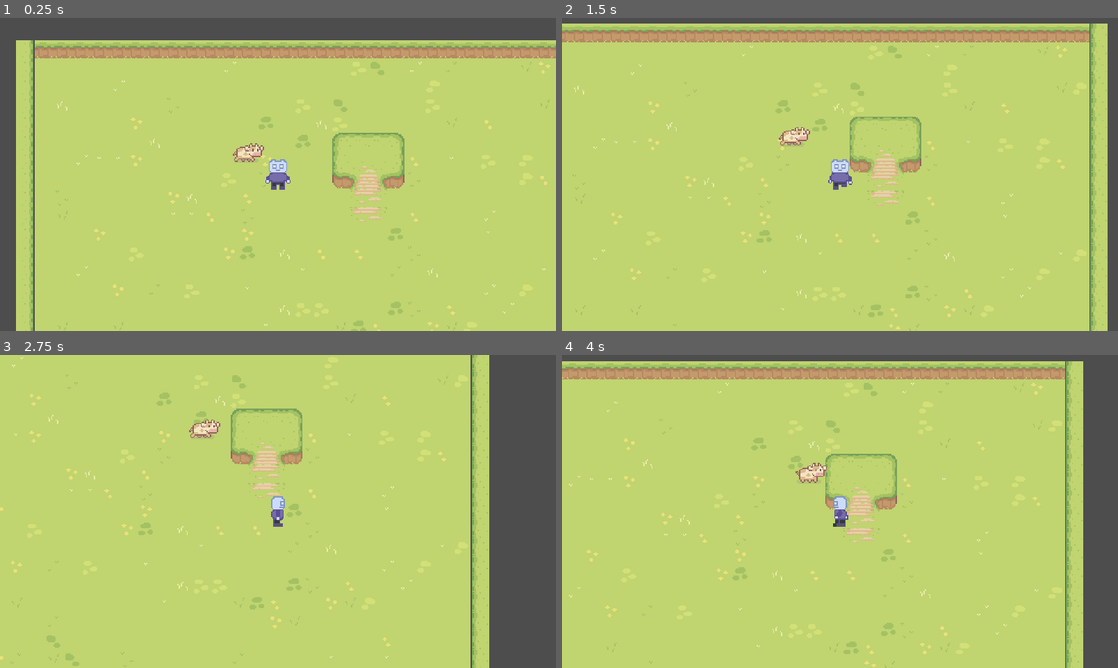
Above: before the commit, frames 1-4 (two rows, left to right).
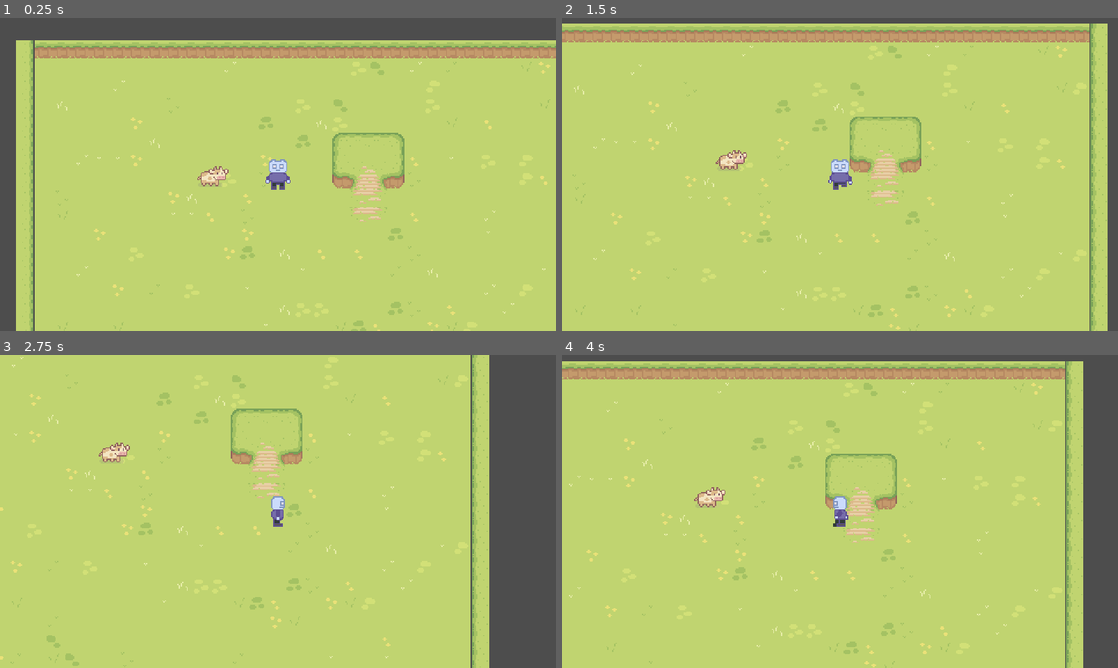
Above: after the commit, the same moments.

Repository: migauth/Bad-Farm
Game: Godot game, scene res://levels/game_level.tscn
The game is run twice, just before and just after one commit, with the same random seed, the same clock (stepped at 60 frames per second) and the same inputs.
Inputs:
- Up to frame 1 (0.25 s): no input
- Up to frame 2 (1.5 s): hold D (right) 0.53-1.28 s; hold S (down) from 1.28 s (still down)
- Up to frame 3 (2.75 s): release S (down) at 2.03 s; hold D (right) from 2.03 s (still down)
- Up to frame 4 (4 s): release D (right) at 2.78 s; hold W (up) 2.78-3.53 s; hold A (left) from 3.53 s (still down)

The runs differ from the first frame. In frame 1, 0.4% of the frame differs, in the area x 35-48%, y 40-54%; in frame 2, 0.4%; in frame 3, 0.4%; in frame 4, 0.4%, in the area x 23-48%, y 34-49%.

Commit message:
add new sketches and new cow test

Diff:
--- a/characters/cow.gd
+++ b/characters/cow.gd
@@ -19,9 +19,10 @@
 	pick_new_state()
 
 func _physics_process(delta):
-	velocity = move_direction * move_speed
+	if (current_state == COW_STATE.WALK):
+		velocity = move_direction * move_speed
 
-	move_and_slide()
+		move_and_slide()
 
 func select_new_direction():
 	move_direction = Vector2(
@@ -44,3 +45,7 @@
 		state_machine.travel("idle_right")
 		current_state = COW_STATE.IDLE
 		timer.start(idle_time)
+
+
+func _on_timer_timeout():
+	pick_new_state()
--- a/characters/cow.tscn
+++ b/characters/cow.tscn
@@ -162,9 +162,6 @@
 [sub_resource type="RectangleShape2D" id="RectangleShape2D_0of8p"]
 size = Vector2(21, 21.75)
 
-[sub_resource type="AnimationNodeAnimation" id="AnimationNodeAnimation_35my7"]
-animation = &"idle_right"
-
 [sub_resource type="AnimationNodeAnimation" id="AnimationNodeAnimation_h11xs"]
 animation = &"idle_right"
 
@@ -174,40 +171,33 @@
 [sub_resource type="AnimationNodeAnimation" id="AnimationNodeAnimation_pt8si"]
 animation = &"idle_right"
 
-[sub_resource type="AnimationNodeAnimation" id="AnimationNodeAnimation_qqvlt"]
-animation = &"idle_up"
-
 [sub_resource type="AnimationNodeAnimation" id="AnimationNodeAnimation_p2rpu"]
 animation = &"idle_right"
-
-[sub_resource type="AnimationNodeAnimation" id="AnimationNodeAnimation_o0hjo"]
-animation = &"idle_up"
-
-[sub_resource type="AnimationNodeAnimation" id="AnimationNodeAnimation_04h0a"]
-animation = &"idle_down"
 
 [sub_resource type="AnimationNodeAnimation" id="AnimationNodeAnimation_8y8t5"]
 animation = &"idle_left"
 
+[sub_resource type="AnimationNodeAnimation" id="AnimationNodeAnimation_mk3s2"]
+animation = &"idle_down"
+
+[sub_resource type="AnimationNodeAnimation" id="AnimationNodeAnimation_6j2ns"]
+animation = &"idle_up"
+
 [sub_resource type="AnimationNodeBlendSpace2D" id="AnimationNodeBlendSpace2D_jt2x4"]
-blend_point_0/node = SubResource("AnimationNodeAnimation_35my7")
-blend_point_0/pos = Vector2(1, 0)
-blend_point_1/node = SubResource("AnimationNodeAnimation_h11xs")
-blend_point_1/pos = Vector2(0, 1.1)
-blend_point_2/node = SubResource("AnimationNodeAnimation_jjrq5")
-blend_point_2/pos = Vector2(0, -1.1)
-blend_point_3/node = SubResource("AnimationNodeAnimation_pt8si")
+blend_point_0/node = SubResource("AnimationNodeAnimation_h11xs")
+blend_point_0/pos = Vector2(0, -0.9)
+blend_point_1/node = SubResource("AnimationNodeAnimation_jjrq5")
+blend_point_1/pos = Vector2(0, 1)
+blend_point_2/node = SubResource("AnimationNodeAnimation_pt8si")
+blend_point_2/pos = Vector2(1, 0)
+blend_point_3/node = SubResource("AnimationNodeAnimation_p2rpu")
 blend_point_3/pos = Vector2(1, 0)
-blend_point_4/node = SubResource("AnimationNodeAnimation_qqvlt")
-blend_point_4/pos = Vector2(0, 1.1)
-blend_point_5/node = SubResource("AnimationNodeAnimation_p2rpu")
-blend_point_5/pos = Vector2(1, 0)
-blend_point_6/node = SubResource("AnimationNodeAnimation_o0hjo")
-blend_point_6/pos = Vector2(0, -1.1)
-blend_point_7/node = SubResource("AnimationNodeAnimation_04h0a")
-blend_point_7/pos = Vector2(0, 1.1)
-blend_point_8/node = SubResource("AnimationNodeAnimation_8y8t5")
-blend_point_8/pos = Vector2(-1, 0)
+blend_point_4/node = SubResource("AnimationNodeAnimation_8y8t5")
+blend_point_4/pos = Vector2(-1, 0)
+blend_point_5/node = SubResource("AnimationNodeAnimation_mk3s2")
+blend_point_5/pos = Vector2(0, 1)
+blend_point_6/node = SubResource("AnimationNodeAnimation_6j2ns")
+blend_point_6/pos = Vector2(0, -0.9)
 min_space = Vector2(-1, -1.1)
 max_space = Vector2(1, 1.1)
 blend_mode = 1
@@ -239,21 +229,20 @@
 [sub_resource type="AnimationNodeStateMachineTransition" id="AnimationNodeStateMachineTransition_i8hdd"]
 advance_mode = 2
 
-[sub_resource type="AnimationNodeStateMachineTransition" id="AnimationNodeStateMachineTransition_8x8cy"]
+[sub_resource type="AnimationNodeStateMachineTransition" id="AnimationNodeStateMachineTransition_ofdm4"]
 advance_mode = 2
 
-[sub_resource type="AnimationNodeStateMachineTransition" id="AnimationNodeStateMachineTransition_gxdc2"]
-xfade_time = 5.0
+[sub_resource type="AnimationNodeStateMachineTransition" id="AnimationNodeStateMachineTransition_pr4h4"]
 advance_mode = 2
 
 [sub_resource type="AnimationNodeStateMachine" id="AnimationNodeStateMachine_cepou"]
-states/Start/position = Vector2(199.5, 99.8402)
+states/Start/position = Vector2(199.5, 99.9201)
 states/idle_right/node = SubResource("AnimationNodeBlendSpace2D_jt2x4")
 states/idle_right/position = Vector2(371.5, 100.045)
 states/walk_right/node = SubResource("AnimationNodeBlendSpace2D_rvxux")
-states/walk_right/position = Vector2(568.075, 100.09)
-transitions = ["Start", "idle_right", SubResource("AnimationNodeStateMachineTransition_i8hdd"), "idle_right", "walk_right", SubResource("AnimationNodeStateMachineTransition_8x8cy"), "walk_right", "idle_right", SubResource("AnimationNodeStateMachineTransition_gxdc2")]
-graph_offset = Vector2(51.5099, 31.02)
+states/walk_right/position = Vector2(567.575, 100.023)
+transitions = ["Start", "idle_right", SubResource("AnimationNodeStateMachineTransition_i8hdd"), "idle_right", "walk_right", SubResource("AnimationNodeStateMachineTransition_ofdm4"), "walk_right", "idle_right", SubResource("AnimationNodeStateMachineTransition_pr4h4")]
+graph_offset = Vector2(206.76, -73.6725)
 
 [node name="Cow" type="CharacterBody2D"]
 script = ExtResource("1_gevr8")
@@ -277,7 +266,9 @@
 root_node = NodePath("../CollisionShape2D")
 tree_root = SubResource("AnimationNodeStateMachine_cepou")
 anim_player = NodePath("../AnimationPlayer")
-parameters/idle_right/blend_position = Vector2(0.000719905, -0.00866139)
+parameters/idle_right/blend_position = Vector2(0, 0)
 parameters/walk_right/blend_position = Vector2(-0.000719965, 0.00262475)
 
 [node name="Timer" type="Timer" parent="."]
+
+[connection signal="timeout" from="Timer" to="." method="_on_timer_timeout"]
--- /dev/null
+++ b/characters/new_cow.tscn
@@ -0,0 +1,59 @@
+[gd_scene load_steps=8 format=3 uid="uid://d0q71geiaarmu"]
+
+[ext_resource type="Script" path="res://new_cow.gd" id="1_1d38e"]
+[ext_resource type="Texture2D" uid="uid://biisk3cx4drud" path="res://assets/Sprout Lands - Sprites - Basic pack/Characters/Free Cow Sprites.png" id="1_xwe6e"]
+
+[sub_resource type="AtlasTexture" id="AtlasTexture_aw5p7"]
+atlas = ExtResource("1_xwe6e")
+region = Rect2(0, 0, 32, 32)
+
+[sub_resource type="AtlasTexture" id="AtlasTexture_0an5c"]
+atlas = ExtResource("1_xwe6e")
+region = Rect2(32, 0, 32, 32)
+
+[sub_resource type="AtlasTexture" id="AtlasTexture_8v2sj"]
+atlas = ExtResource("1_xwe6e")
+region = Rect2(64, 0, 32, 32)
+
+[sub_resource type="SpriteFrames" id="SpriteFrames_1b4tg"]
+animations = [{
+"frames": [{
+"duration": 1.0,
+"texture": SubResource("AtlasTexture_aw5p7")
+}, {
+"duration": 1.0,
+"texture": SubResource("AtlasTexture_aw5p7")
+}, {
+"duration": 1.0,
+"texture": SubResource("AtlasTexture_aw5p7")
+}, {
+"duration": 1.0,
+"texture": SubResource("AtlasTexture_0an5c")
+}, {
+"duration": 1.0,
+"texture": SubResource("AtlasTexture_8v2sj")
+}, {
+"duration": 1.0,
+"texture": SubResource("AtlasTexture_aw5p7")
+}, {
+"duration": 1.0,
+"texture": SubResource("AtlasTexture_aw5p7")
+}],
+"loop": true,
+"name": &"default",
+"speed": 4.0
+}]
+
+[sub_resource type="RectangleShape2D" id="RectangleShape2D_urs1h"]
+size = Vector2(21, 21.75)
+
+[node name="CharacterBody2D" type="CharacterBody2D"]
+script = ExtResource("1_1d38e")
+
+[node name="AnimatedSprite2D" type="AnimatedSprite2D" parent="."]
+sprite_frames = SubResource("SpriteFrames_1b4tg")
+frame_progress = 0.454852
+
+[node name="CollisionShape2D2" type="CollisionShape2D" parent="."]
+position = Vector2(1, 12.125)
+shape = SubResource("RectangleShape2D_urs1h")
--- a/levels/game_level.tscn
+++ b/levels/game_level.tscn
@@ -3,7 +3,7 @@
 [ext_resource type="PackedScene" uid="uid://7fg8ii5nb7f3" path="res://characters/player.tscn" id="1_7uwe2"]
 [ext_resource type="Texture2D" uid="uid://j25gmtucn5tx" path="res://assets/Sprout Lands - Sprites - Basic pack/Tilesets/Grass.png" id="2_eoefi"]
 [ext_resource type="Texture2D" uid="uid://behf35xq1fhhv" path="res://assets/Sprout Lands - Sprites - Basic pack/Tilesets/Hills.png" id="3_m8xmn"]
-[ext_resource type="PackedScene" uid="uid://cho36liwammkm" path="res://characters/cow.tscn" id="4_3xtgt"]
+[ext_resource type="PackedScene" uid="uid://d0q71geiaarmu" path="res://characters/new_cow.tscn" id="4_1hbl1"]
 
 [sub_resource type="TileSetAtlasSource" id="TileSetAtlasSource_8aymd"]
 texture = ExtResource("2_eoefi")
@@ -461,7 +461,7 @@
 [node name="Camera2D" type="Camera2D" parent="."]
 position = Vector2(2, 36)
 
-[node name="Cow" parent="." instance=ExtResource("4_3xtgt")]
-position = Vector2(-29, 12)
-
 [node name="Timer" type="Timer" parent="."]
+
+[node name="CharacterBody2D" parent="." instance=ExtResource("4_1hbl1")]
+position = Vector2(-55, 33)
--- /dev/null
+++ b/new_cow.gd
@@ -0,0 +1,4 @@
+extends Node2D
+
+func _process(delta):
+	position.x += 1 * delta
Not shown: 1 places in characters/cow.tscn that only renumber resources
Binary file added: sketches/Sprite-0001.aseprite
Binary file added: sketches/Sprite-0002.aseprite
Binary file added: sketches/ghoster.aseprite
Binary file added: sketches/ghosteranim.aseprite
Binary file added: sketches/ghosteranim.gif
Binary file added: sketches/goatster.aseprite
